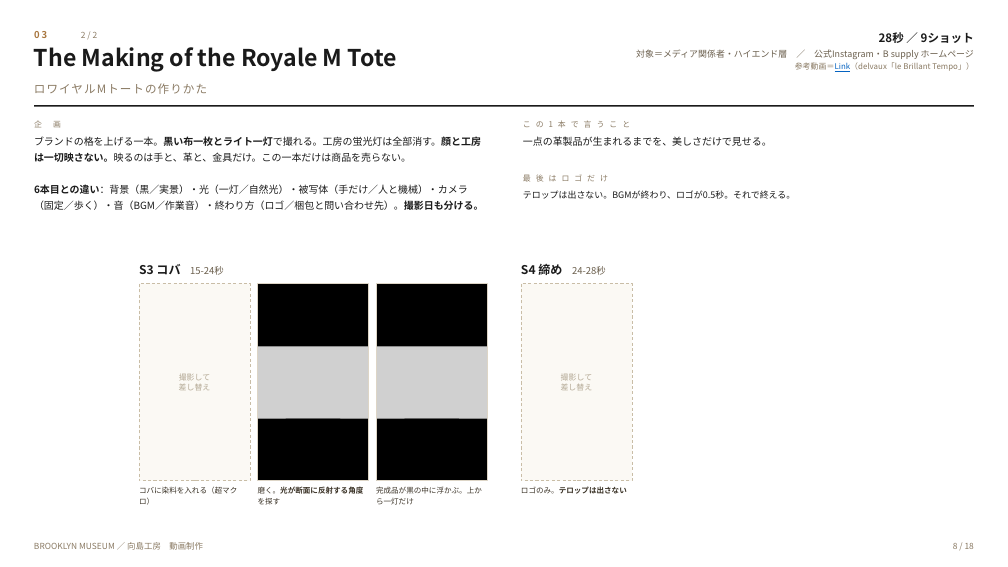
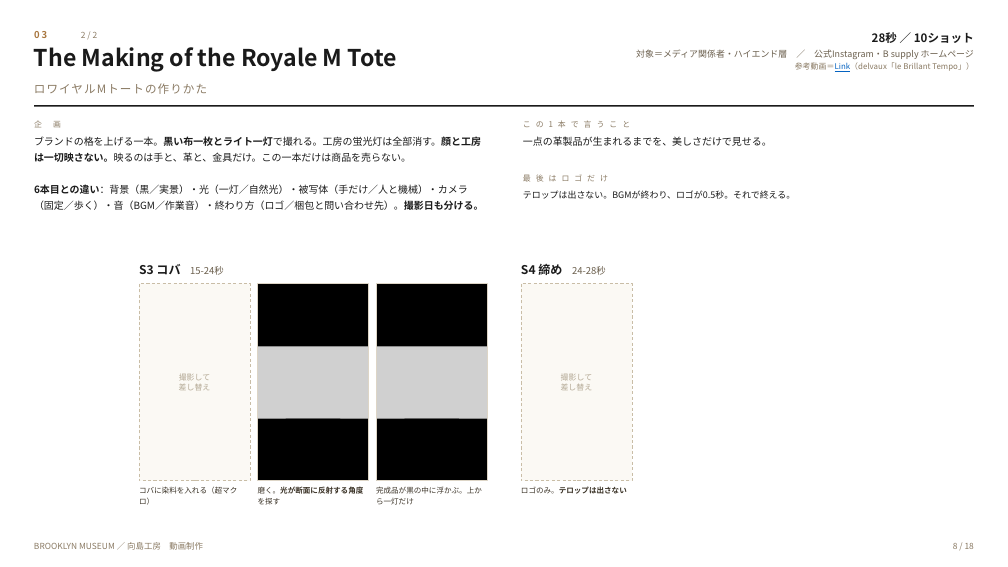
Before and after one commit to Shiori0415/dougaseisaku, a slide deck: slide 8 of pdf/00_動画8本_企画と絵コンテ.pptx. Drawn at 1008x567 pixels with LibreOffice and Linux fonts; fonts in the diff are those of the drawing; grey boxes stand for pictures. Boxes give left, top, right and bottom in pixels: in the first picture for what was removed or moved away, otherwise in the second. Text is boxed around its words. In the diff, an @@ line names an element or a change of style, - is before the commit and + after.

```diff
--- a/pdf/00_動画8本_企画と絵コンテ.pptx
+++ b/pdf/00_動画8本_企画と絵コンテ.pptx
@@ text at <box>872,32,974,43</box>: text changed @@
-28秒 ／ 9ショット
+28秒 ／ 10ショット
```
Also in this commit, not shown: 12 other slides changed, 4 other files.
